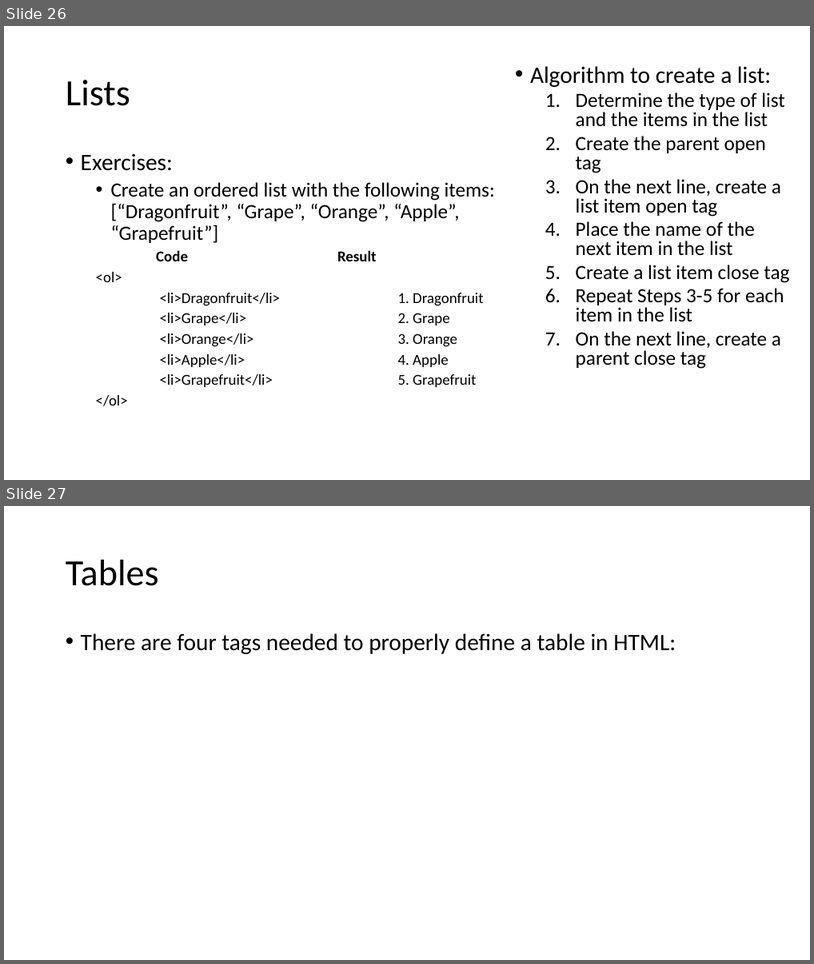
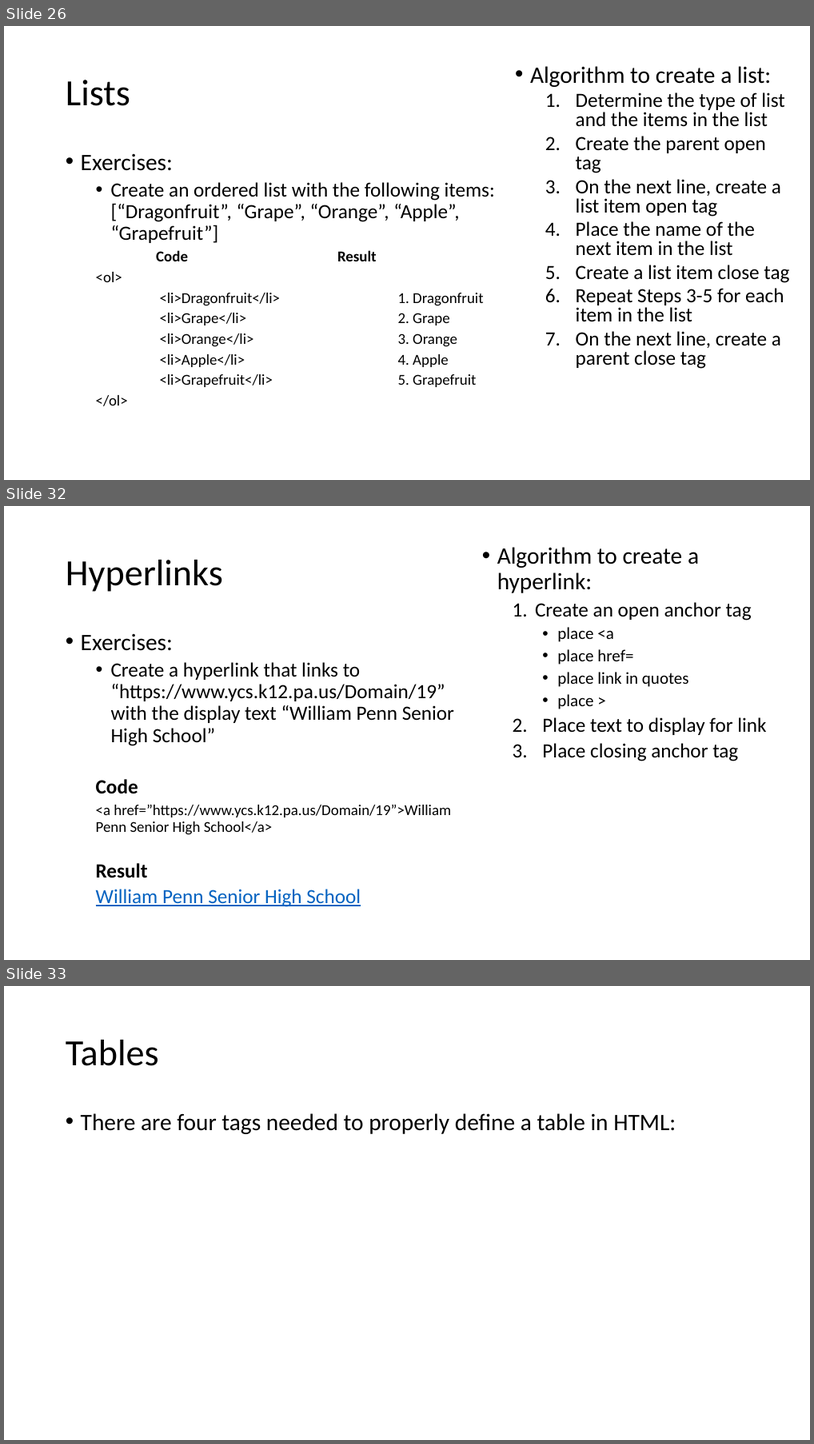
Before and after one commit to MrJoshGross/Course-Curricular-Material, a slide deck: wip/Lecture 9 - More HTML Tags.pptx. Shown one above the other, each under a label of ours: slides 26 and 27 before the commit, slides 26, 32 and 33 after it; the slides between them are not shown. The pictures are 814x964 and 814x1444 pixels, drawn with LibreOffice and Linux fonts; fonts in the diff are those of the drawing. Boxes give left, top, right and bottom in pixels: in the first picture for what was removed or moved away, otherwise in the second. Text is boxed around its words. In the diff, an @@ line names an element or a change of style, - is before the commit and + after.

Commit message:
Update Lecture 9 - More HTML Tags.pptx
add section for hyperlinks

```diff
--- a/wip/Lecture 9 - More HTML Tags.pptx
+++ b/wip/Lecture 9 - More HTML Tags.pptx
@@ slide 32 added at <box>4,506,810,960</box>, background #FFFFFF @@
@@ text added at <box>498,547,766,761</box>, 24 pt, text #000000 @@
+• Algorithm to create a hyperlink:
+  1. Create an open anchor tag
+    • place <a
+    • place href=
+    • place link in quotes
+    • place >
+  2. Place text to display for link
+  3. Place closing anchor tag
@@ title added at <box>66,560,223,592</box>, 44 pt, text #000000 @@
+Hyperlinks
@@ text added at <box>81,634,454,907</box>, 24 pt, text #000000 @@
+• Exercises:
+  • Create a hyperlink that links to “https://www.ycs.k12.pa.us/Domain/19” with the display text “William Penn Senior High School”
+  Code
+  <a href=”https://www.ycs.k12.pa.us/Domain/19”>William Penn Senior High School</a>
+  Result
+  William Penn Senior High School
@@ what was slide 27 is now slide 33 @@
```
Also in this commit, not shown: 2 slides changed, 5 other slides added.
